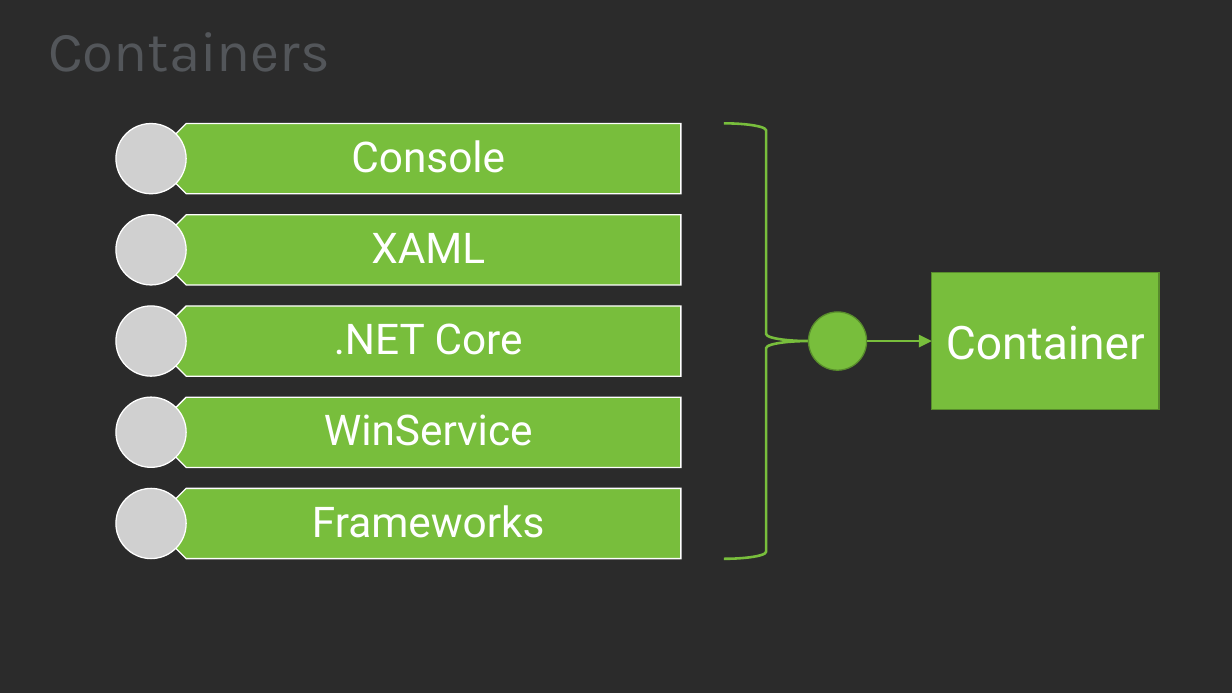
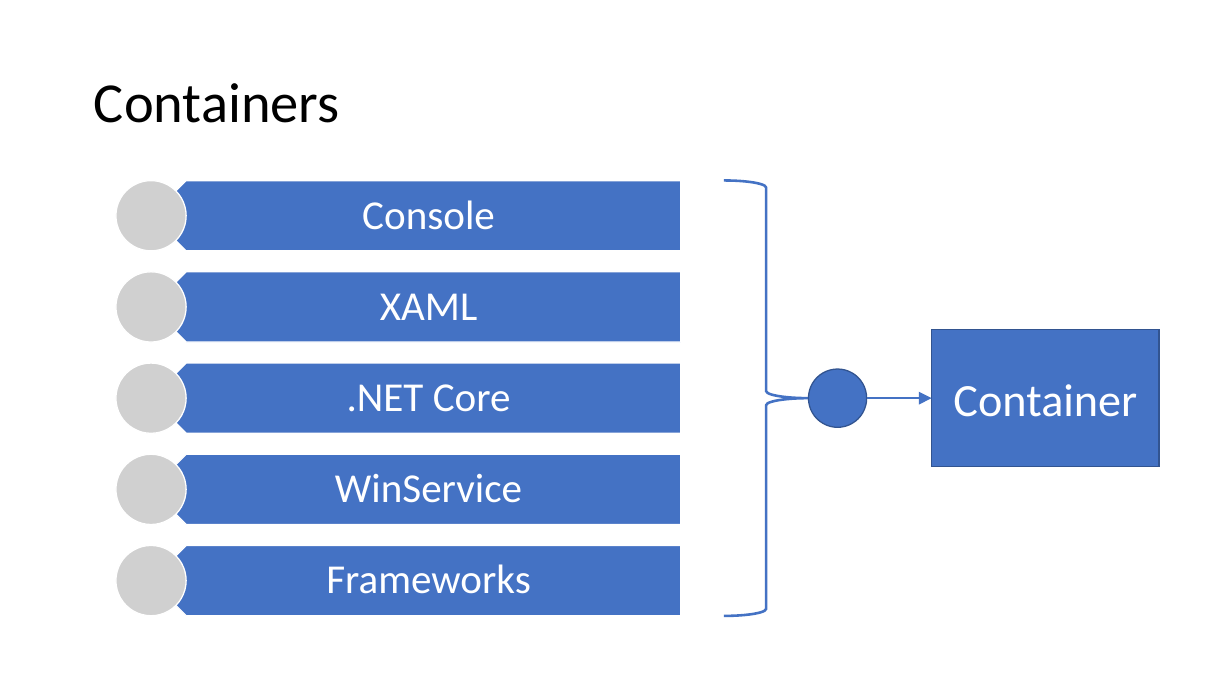
Before and after one commit to JasonBock/Presentations, a slide deck: slide 42 of Dependencies Demystified.pptx. Drawn at 1232x693 pixels with LibreOffice and Linux fonts; fonts in the diff are those of the drawing; grey boxes stand for pictures; background and template pictures are left out; a plain dark background stands for a picture behind light text. Boxes give left, top, right and bottom in pixels: in the first picture for what was removed or moved away, otherwise in the second. Text is boxed around its words. In the diff, an @@ line names an element or a change of style, - is before the commit and + after.

```diff
--- a/Dependencies Demystified.pptx
+++ b/Dependencies Demystified.pptx
@@ background picture (left out) to #FFFFFF @@
@@ title "Containers": place and size @@
-title "Containers" at [48, 33, 330, 71]
+title "Containers" at [94, 83, 340, 123]
@@ title "Containers" at [94, 83, 340, 123]: font Karla to Calibri, text colour #53565A to #000000 @@
@@ picture removed at [116, 124, 186, 194] @@
@@ pentagon arrow removed at [151, 124, 680, 194] @@
@@ picture added at [116, 180, 186, 250] @@
@@ right brace at [724, 180, 809, 616]: outline #78BE3C 2 pt to #4472C4 2 pt @@
@@ picture removed at [116, 214, 186, 285] @@
@@ picture added at [116, 272, 186, 342] @@
@@ rectangle "Container" at [932, 330, 1159, 468]: font Roboto to Calibri; fill #78BE3C to #4472C4; outline #598D2C 1 pt to #325491 1 pt @@
@@ ellipse at [809, 369, 867, 427]: fill #78BE3C to #4472C4; outline #598D2C 1 pt to #325491 1 pt @@
@@ 3 texts, 2 pictures, 1 rectangle, 1 right brace, 1 ellipse, 1 arrow: place and size @@
-3 texts, 2 pictures, 1 rectangle, 1 right brace, 1 ellipse, 1 arrow at [116, 123, 1159, 559]
+3 texts, 2 pictures, 1 rectangle, 1 right brace, 1 ellipse, 1 arrow at [116, 180, 1159, 616]
@@ arrow (867, 398) - (932, 398): stroke #78BE3C 2 pt to #4472C4 2 pt @@
@@ 4 pentagon arrows: place and size @@
-4 pentagon arrows at [151, 214, 680, 559]
+4 pentagon arrows at [151, 180, 680, 525]
@@ fill #78BE3C to #4472C4 in 4 elements at [151, 180, 680, 250], [151, 272, 680, 342], [151, 363, 680, 433], [151, 455, 680, 525] @@
@@ 2 texts, 1 picture: place and size @@
-2 texts, 1 picture at [116, 233, 533, 468]
+2 texts, 1 picture at [116, 293, 522, 525]
@@ size 33 to 32 pt, font Roboto to Calibri in 5 elements at [362, 200, 495, 230], [326, 564, 530, 594], [380, 293, 477, 320], [347, 384, 511, 412], [335, 474, 522, 503] @@
@@ pentagon arrow added at [151, 545, 680, 616], fill #4472C4, outline #FFFFFF 1 pt @@
```
Also in this commit, not shown: 44 other slides changed.
